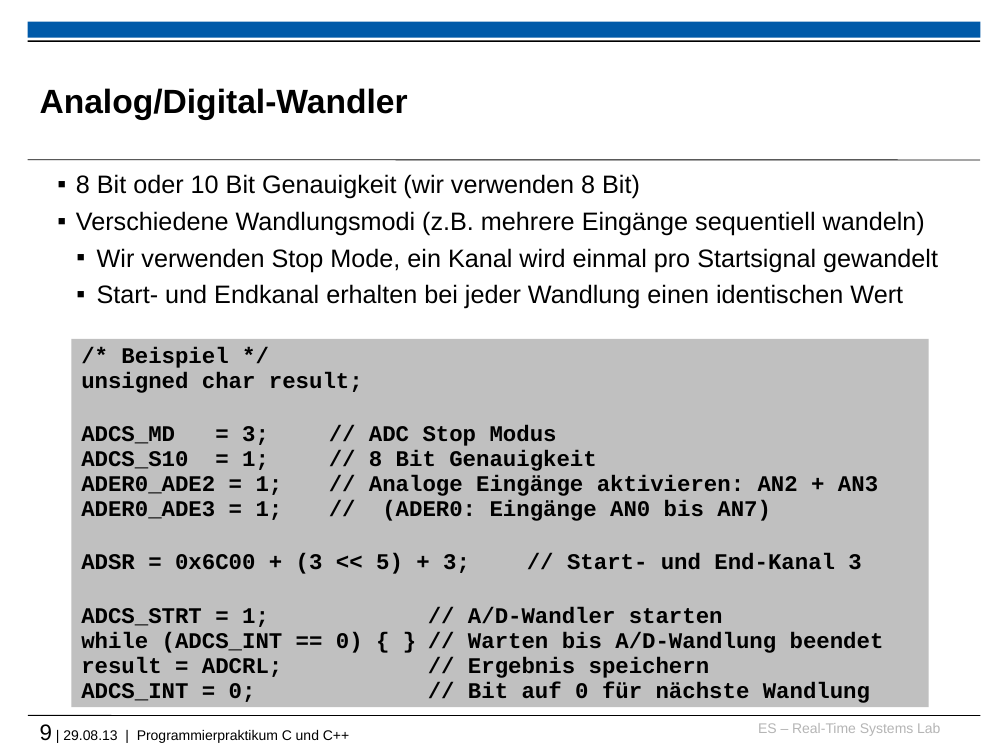
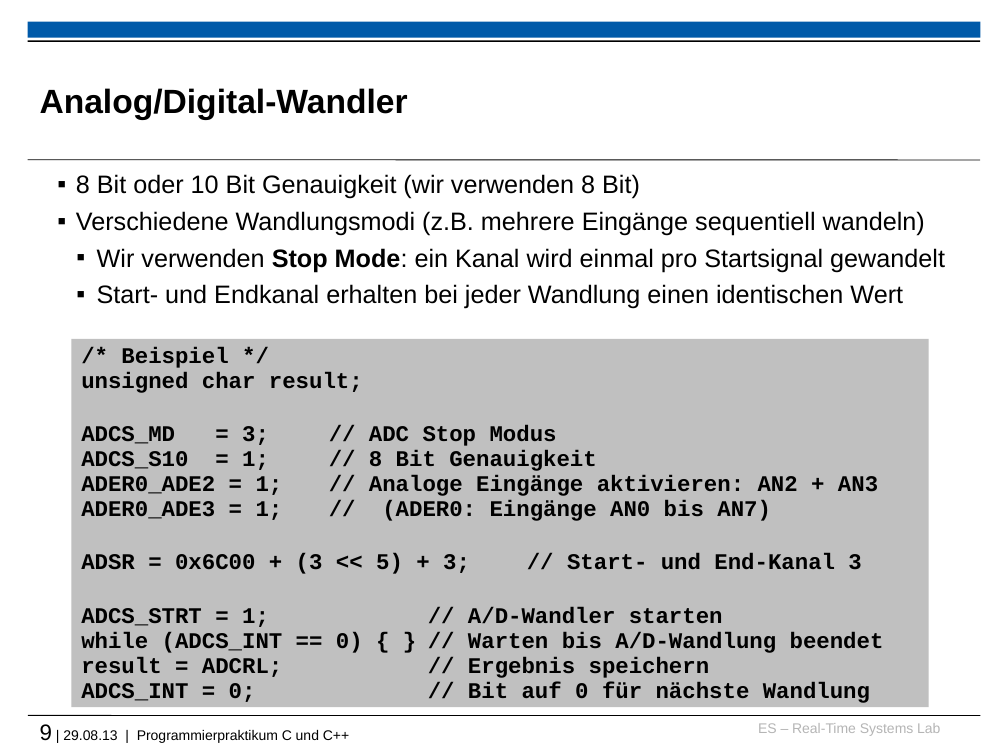
Before and after one commit to h82k/tud-cppp, a slide deck: slide 9 of Vorlesung/5 Embedded Systems_F9.ppt. Drawn at 1008x756 pixels with LibreOffice and Linux fonts; fonts in the diff are those of the drawing; background and template pictures are left out. Boxes give left, top, right and bottom in pixels: in the first picture for what was removed or moved away, otherwise in the second. Text is boxed around its words. In the diff, an @@ line names an element or a change of style, - is before the commit and + after.

```diff
--- a/Vorlesung/5 Embedded Systems_F9.ppt
+++ b/Vorlesung/5 Embedded Systems_F9.ppt
@@ text at (97,248,945,272): text changed @@
-    ▪ Wir verwenden Stop Mode, ein Kanal wird einmal pro Startsignal gewandelt
+    ▪ Wir verwenden Stop Mode: ein Kanal wird einmal pro Startsignal gewandelt
```
Also in this commit, not shown: 6 other slides changed, 2 other files.
